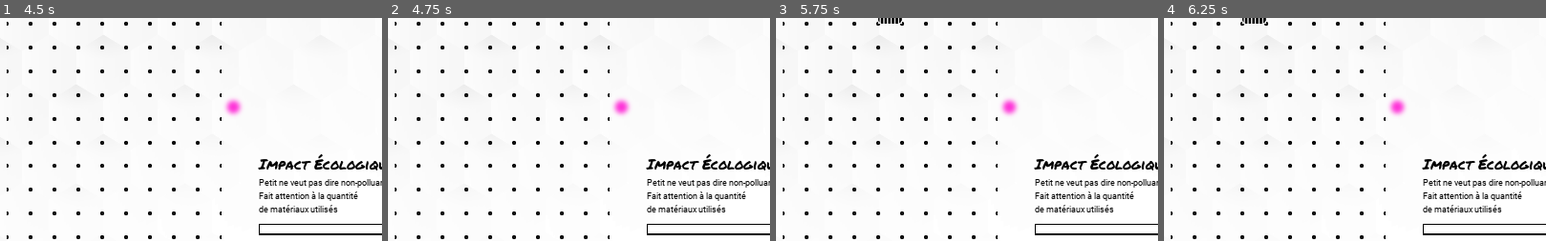
Above: before the commit, frames 1-4 (left to right).
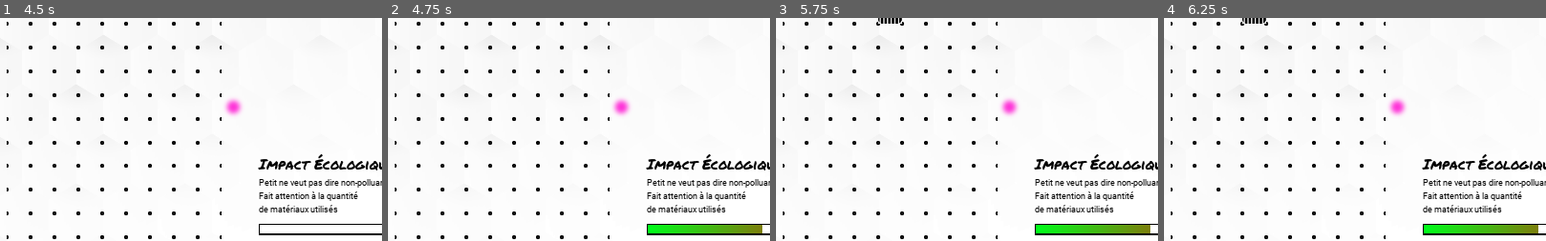
Above: after the commit, the same moments.

Repository: Henry38/Lithotris
Game: Godot game, scene res://scenes/Gameplay.tscn
Same seed, same stepped clock (60 frames per second), same inputs: the game is played once before the commit and once after it.
Inputs (mouse positions are % of the whole screen's width and height, from its top left):
- Up to frame 1 (4.5 s): tap Enter at 0.5, 4.25 s; move the mouse to (72, 45) at 0.52 s; hold D (move_right) 0.53-1.25 s; hold Shift (lithography_power_up) 0.53-1.25 s; click (72, 45) at 0.67 s; click (86, 4) at 1.25 s; click (92, 4) at 2 s; click (97, 4) at 2.75 s; tap Space at 3.5 s; move the mouse to (30, 55) at 3.52 s; hold S (move_down) 3.53-4.28 s; tap Shift (lithography_power_up) at 3.6 s; move the mouse to (60, 28) at 4.27 s; hold D (move_right) from 4.28 s (still down); hold Shift (lithography_power_up) from 4.28 s (still down)
- Up to frame 2 (4.75 s): keep holding D (move_right); keep holding Shift (lithography_power_up)
- Up to frame 3 (5.75 s): keep holding D (move_right); tap Space at 5 s; move the mouse to (45, 70) at 5.02 s; release Shift (lithography_power_up) at 5.03 s; tap Shift (lithography_power_up) at 5.1 s; click (45, 70) at 5.17 s
- Up to frame 4 (6.25 s): move the mouse to (80, 65) at 5.77 s; release D (move_right) at 5.78 s; hold Q (move_left) from 5.78 s (still down); hold Shift (lithography_power_up) from 5.78 s (still down)
The pictures show only the part of the screen within x 32-82%, y 36-86%; the shares and areas given below are measured in that part.

Frame 1 is identical in both runs. In frame 2, 1.2% of the frame differs, in the area x 68-98%, y 92-97%; in frame 3, 1.2%; in frame 4, 1.2%.

Commit message:
Signal when max ecological impact

Diff:
--- a/scenes/Gameplay.tscn
+++ b/scenes/Gameplay.tscn
@@ -18,6 +18,7 @@
 
 [node name="Root" type="CanvasLayer"]
 script = ExtResource( 1 )
+block_penality = 50
 
 [node name="background" type="Sprite" parent="."]
 scale = Vector2( 0.533333, 0.555556 )
--- a/scripts/Ecologicalimpact.gd
+++ b/scripts/Ecologicalimpact.gd
@@ -1,8 +1,12 @@
 extends Control
 
-onready var progress = $ColorRect/TextureProgress
+signal max_reached
+
+onready var progress = $Node/ColorRect/TextureProgress
 
 func progress(prog: int):
 	if progress.value == progress.max_value:
 		return
 	progress.value = min(progress.max_value, progress.value + prog)
+	if progress.value == progress.max_value:
+		emit_signal("max_reached")
--- a/scripts/Gameplay.gd
+++ b/scripts/Gameplay.gd
@@ -1,13 +1,14 @@
 extends CanvasLayer
 
-# Declare member variables here. Examples:
-# var a = 2
-# var b = "text"
+export (int) var block_penality = 10
+
+onready var tilemap = $Grid/TileMap
+onready var progress = $VBoxContainer/Progress
 
 # Called when the node enters the scene tree for the first time.
 func _ready():
-	pass # Replace with function body.
+	tilemap.connect("generate_block", progress, "progress", [block_penality])
+	progress.connect("max_reached", self, "_max_ecological_impact")
 
-# Called every frame. 'delta' is the elapsed time since the previous frame.
-#func _process(delta):
-#	pass
+func _max_ecological_impact():
+	print("Ecological impact to high")
